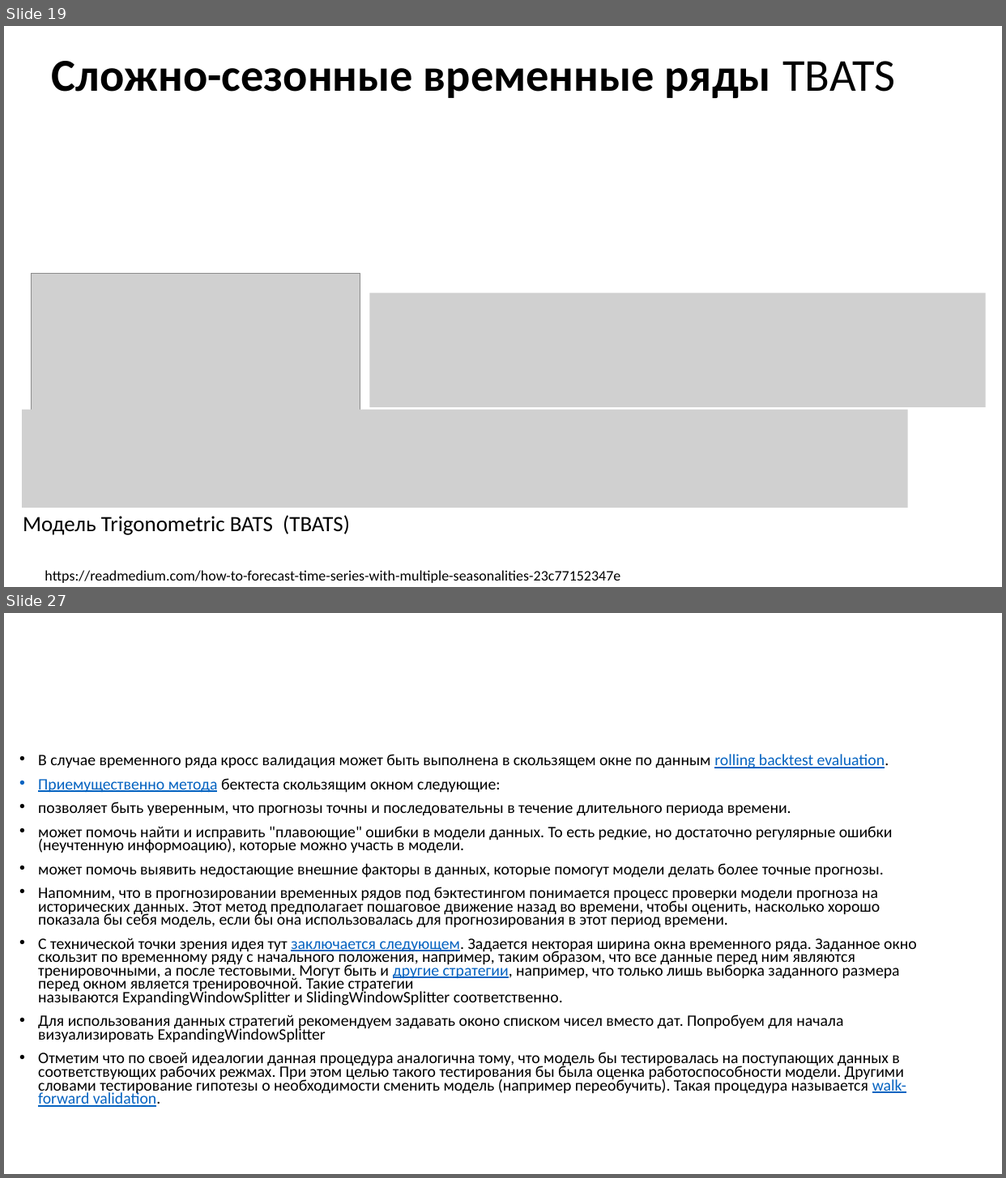
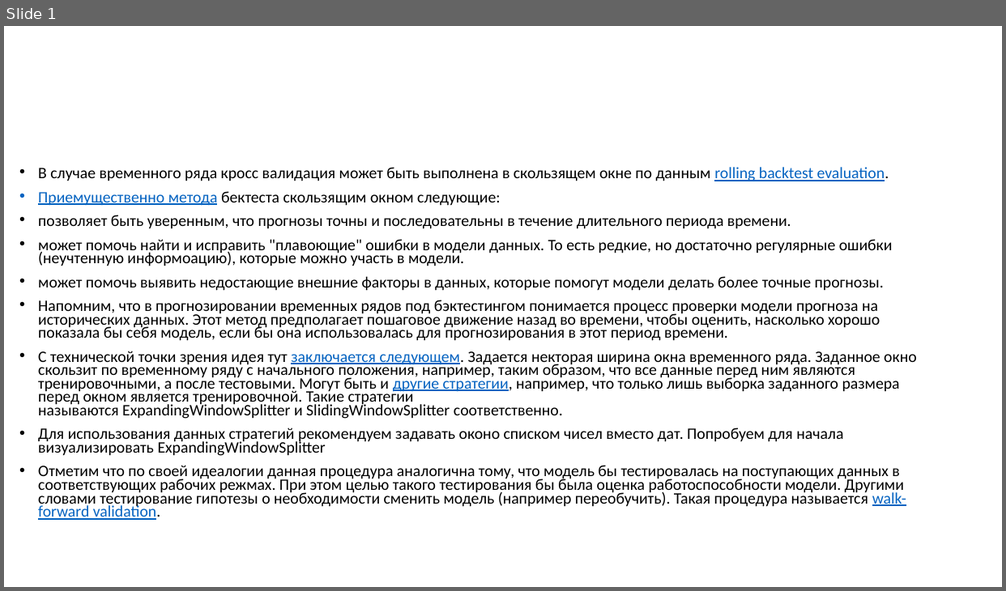
Before and after one commit to MVRonkin/TimeSeriesCourse, a slide deck: 2025/04-2 Оценка качества предсказаний ВР.pptx. Shown one above the other, each under a label of ours: slides 19 and 27 before the commit, slide 1 after it; the slides between them are not shown. The pictures are 1006x1178 and 1006x591 pixels, drawn with LibreOffice and Linux fonts; fonts in the diff are those of the drawing; grey boxes stand for pictures. Boxes give left, top, right and bottom in pixels: in the first picture for what was removed or moved away, otherwise in the second. Text is boxed around its words. In the diff, an @@ line names an element or a change of style, - is before the commit and + after.

```diff
--- a/2025/04-2 Оценка качества предсказаний ВР.pptx
+++ b/2025/04-2 Оценка качества предсказаний ВР.pptx
@@ slide 19 removed at <box>4,26,1002,587</box>, background #FFFFFF @@
@@ title removed at <box>52,61,895,98</box> @@
-Сложно-сезонные временные ряды TBATS
@@ picture removed at <box>31,274,360,413</box> @@
@@ picture removed at <box>369,293,986,408</box> @@
@@ picture removed at <box>22,410,908,508</box> @@
@@ text removed at <box>23,515,350,535</box> @@
-Модель Trigonometric BATS (TBATS)
@@ text removed at <box>44,570,620,583</box> @@
-https://readmedium.com/how-to-forecast-time-series-with-multiple-seasonalities-23c77152347e
@@ what was slide 27 is now slide 1 @@
```
Also in this commit, not shown: 1 slide added, 25 other slides removed.
